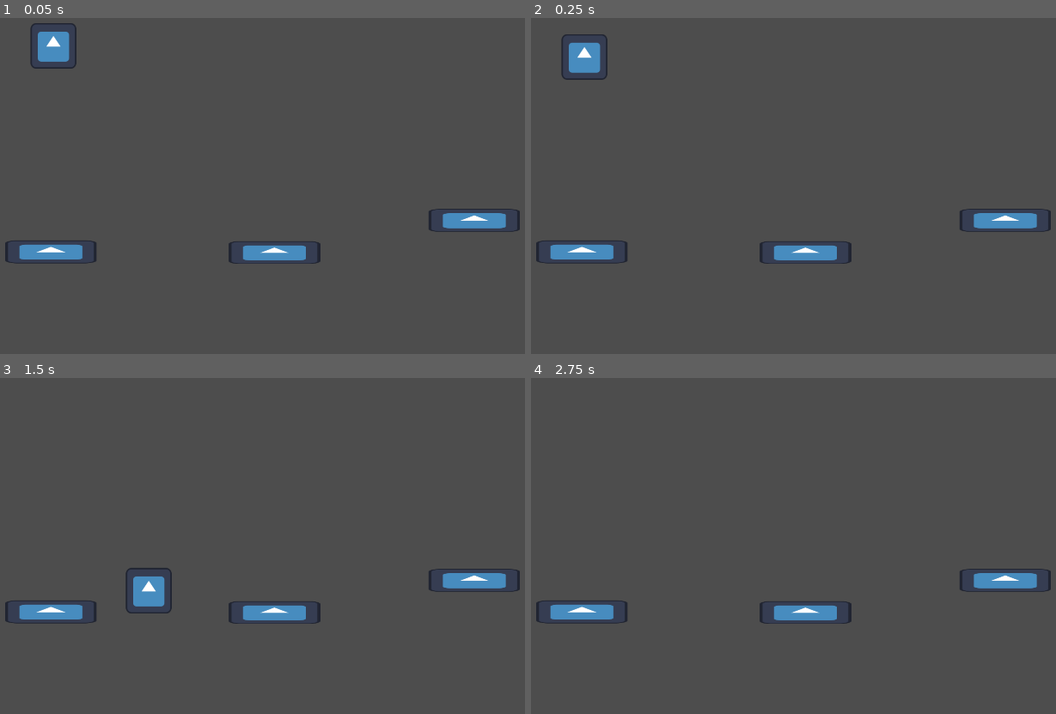
Above: before the commit, frames 1-4 (two rows, left to right).
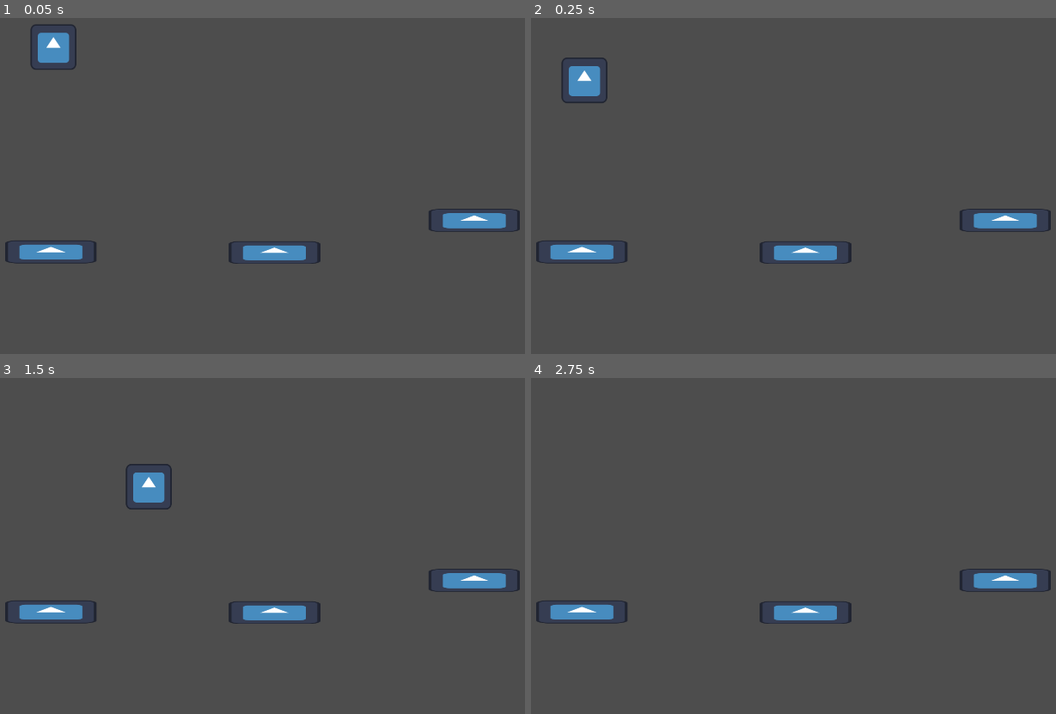
Above: after the commit, the same moments.

Repository: charliegregg/TriJamTTT
Game: Godot game, scene res://scenes/main.tscn
Same seed, same stepped clock (60 frames per second), same inputs: the game is played once before the commit and once after it. The engine's default icon, where the game draws it, is replaced by a stand-in: a white triangle on a blue panel in a dark square.
Inputs:
- Up to frame 1 (0.05 s): no input
- Up to frame 2 (0.25 s): no input
- Up to frame 3 (1.5 s): hold Space (move_jump) 0.53-1.28 s; hold D (move_right) from 0.53 s (still down); tap Space (move_jump) at 1.35 s
- Up to frame 4 (2.75 s): tap Space (move_jump) at 1.52, 1.82 s; release D (move_right) at 2.03 s; hold A (move_left) from 2.03 s (still down); hold Space (move_jump) from 2.03 s (still down)

The runs differ from the first frame. In frame 1, 0.2% of the frame differs, in the area x 5-15%, y 1-16%; in frame 2, 1.1%; in frame 3, 1.4%, in the area x 23-33%, y 25-71%; in frame 4, nothing differs.

Commit message:
mario physics

Diff:
--- a/scripts/player.gd
+++ b/scripts/player.gd
@@ -7,6 +7,7 @@
 @export var friction = 15
 @export var coyote = 0.1
 @export var pre_jump = 0.1
+@export var jump_cancel_speed = 3
 
 var last_jump = 100
 var last_ground = 100
@@ -19,6 +20,7 @@
 	last_ground += delta
 	if Input.is_action_just_pressed("move_jump"):
 		last_jump = 0
+	var fake_jump = Input.is_action_pressed("move_jump") and velocity.y < 0
 	if is_on_floor():
 		last_ground = 0
 	if (is_on_floor() or last_ground < coyote) and last_jump < pre_jump:
@@ -26,7 +28,7 @@
 		coyote = 1
 		velocity.y = -sqrt(2 * GRAVITY * jump_height)
 	else:
-		velocity.y += GRAVITY * delta
+		velocity.y += GRAVITY * delta * (1 if fake_jump else jump_cancel_speed)
 
 	var inp = Vector2(Input.get_axis("move_left", "move_right"), 0)
 	velocity += inp * speed * delta / 2
